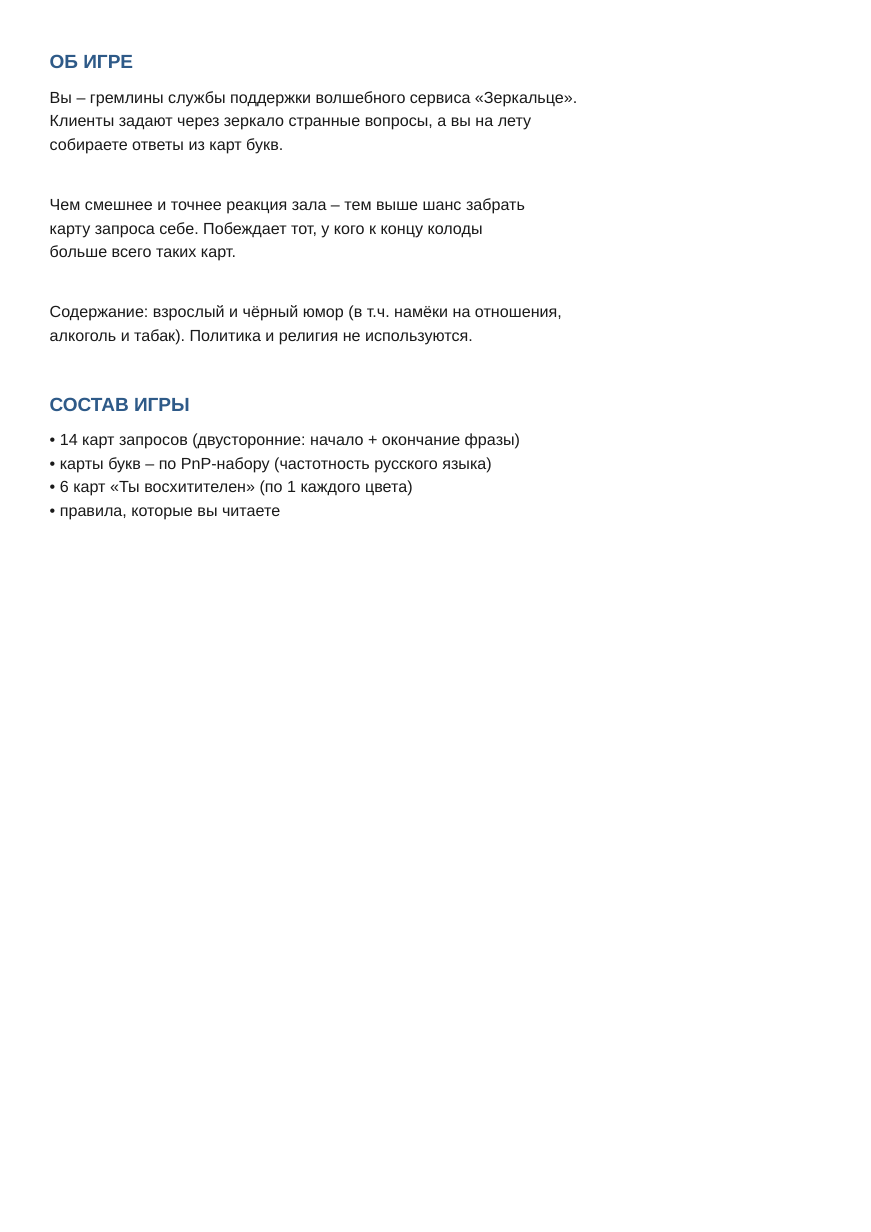
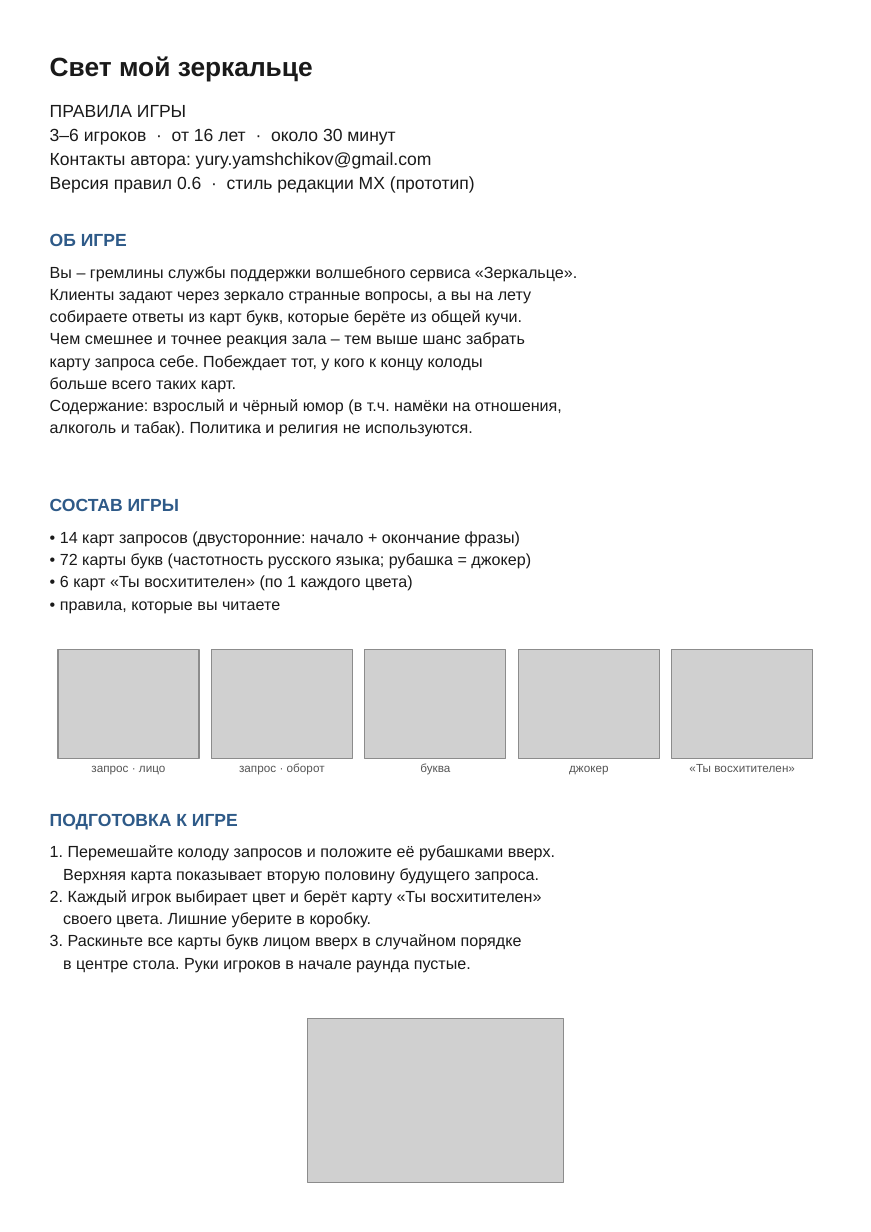
Before and after one commit to Tanion37/svet-moy-zerkalce, a slide deck: slide 1 of output/svet-moy-zerkalce-rules.pptx (slide 2 before the commit). Drawn at 871x1232 pixels with LibreOffice and Linux fonts; fonts in the diff are those of the drawing; grey boxes stand for pictures. Boxes give left, top, right and bottom in pixels: in the first picture for what was removed or moved away, otherwise in the second. Text is boxed around its words. In the diff, an @@ line names an element or a change of style, - is before the commit and + after.

```diff
--- a/output/svet-moy-zerkalce-rules.pptx
+++ b/output/svet-moy-zerkalce-rules.pptx
@@ text added at (x1=50, y1=56, x2=313, y2=81), 18 pt, text #1A1A1A, bold @@
+Свет мой зеркальце
@@ text added at (x1=50, y1=105, x2=475, y2=193), 12 pt, text #1A1A1A @@
+ПРАВИЛА ИГРЫ
+3–6 игроков · от 16 лет · около 30 минут
+Контакты автора: yury.yamshchikov@gmail.com
+Версия правил 0.6 · стиль редакции МХ (прототип)
@@ text "ОБ ИГРЕ" at (x1=50, y1=233, x2=127, y2=246): size 13 to 12 pt @@
@@ text "ОБ ИГРЕ" moved from (x1=50, y1=54, x2=133, y2=68) to (x1=50, y1=233, x2=127, y2=246) @@
@@ text at (x1=50, y1=266, x2=577, y2=437): less space between paragraphs @@
@@ text "Вы – гремлины службы поддержки ..." moved from (x1=50, y1=91, x2=577, y2=345) to (x1=50, y1=266, x2=577, y2=437) @@
@@ text at (x1=50, y1=310, x2=522, y2=326): text changed @@
-собираете ответы из карт букв.
+собираете ответы из карт букв, которые берёте из общей кучи.
@@ text "СОСТАВ ИГРЫ" moved from (x1=50, y1=397, x2=190, y2=411) to (x1=50, y1=498, x2=179, y2=511) @@
@@ text "СОСТАВ ИГРЫ" at (x1=50, y1=498, x2=179, y2=511): size 13 to 12 pt @@
@@ text "• 14 карт запросов (двусторонние: ..." moved from (x1=60, y1=433, x2=520, y2=520) to (x1=60, y1=531, x2=531, y2=614) @@
@@ text at (x1=60, y1=531, x2=520, y2=614): less space between paragraphs @@
@@ text at (x1=60, y1=553, x2=531, y2=569): text changed @@
-• карты букв – по PnP-набору (частотность русского языка)
+• 72 карты букв (частотность русского языка; рубашка = джокер)
@@ picture added at (x1=58, y1=650, x2=199, y2=758) @@
@@ picture added at (x1=212, y1=650, x2=353, y2=758) @@
@@ picture added at (x1=364, y1=650, x2=506, y2=758) @@
@@ picture added at (x1=518, y1=650, x2=659, y2=758) @@
@@ picture added at (x1=672, y1=650, x2=813, y2=758) @@
@@ text added at (x1=91, y1=765, x2=165, y2=775), 8 pt, text #555555 @@
+запрос · лицо
@@ text added at (x1=239, y1=763, x2=325, y2=775), 8 pt, text #555555 @@
+запрос · оборот
@@ text added at (x1=420, y1=763, x2=450, y2=775), 8 pt, text #555555 @@
+буква
@@ text added at (x1=569, y1=765, x2=608, y2=775), 8 pt, text #555555 @@
+джокер
@@ text added at (x1=689, y1=764, x2=795, y2=772), 8 pt, text #555555 @@
+«Ты восхитителен»
@@ text added at (x1=50, y1=813, x2=238, y2=830), 12 pt, text #2E5A88, bold @@
+ПОДГОТОВКА К ИГРЕ
@@ text added at (x1=50, y1=845, x2=555, y2=973), 11 pt, text #1A1A1A @@
+1. Перемешайте колоду запросов и положите её рубашками вверх.
+Верхняя карта показывает вторую половину будущего запроса.
+2. Каждый игрок выбирает цвет и берёт карту «Ты восхитителен»
+своего цвета. Лишние уберите в коробку.
+3. Раскиньте все карты букв лицом вверх в случайном порядке
+в центре стола. Руки игроков в начале раунда пустые.
@@ picture added at (x1=308, y1=1018, x2=563, y2=1182) @@
```
Also in this commit, not shown: 2 other slides changed, 1 slide added, 6 slides removed, 11 other files.
